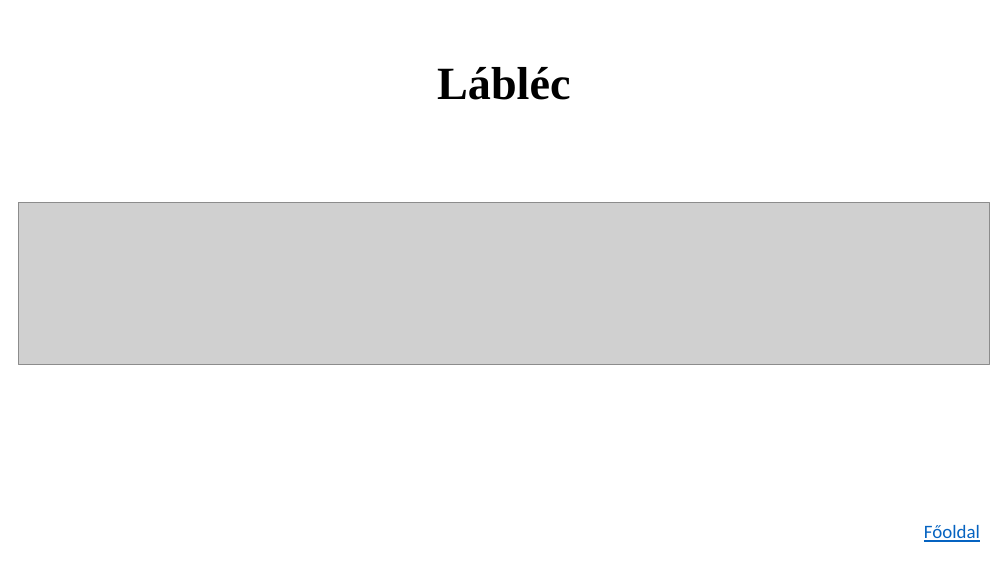
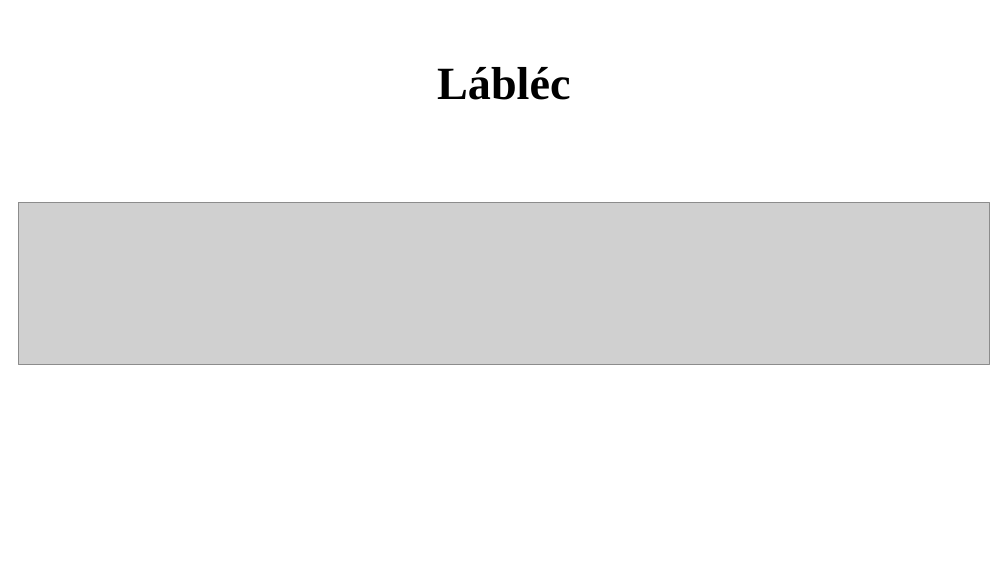
Before and after one commit to K0RN3L07/ParKing, a slide deck: slide 19 of Dokumentumok/ParKing-prezentacio.pptx. Drawn at 1008x567 pixels with LibreOffice and Linux fonts; fonts in the diff are those of the drawing; grey boxes stand for pictures. Boxes give left, top, right and bottom in pixels: in the first picture for what was removed or moved away, otherwise in the second. Text is boxed around its words. In the diff, an @@ line names an element or a change of style, - is before the commit and + after.

```diff
--- a/Dokumentumok/ParKing-prezentacio.pptx
+++ b/Dokumentumok/ParKing-prezentacio.pptx
@@ text removed at (924,525,980,542) @@
-Főoldal
```
Also in this commit, not shown: 1 other slide changed, 7 slides added, 1 slide removed, 5 other files.
